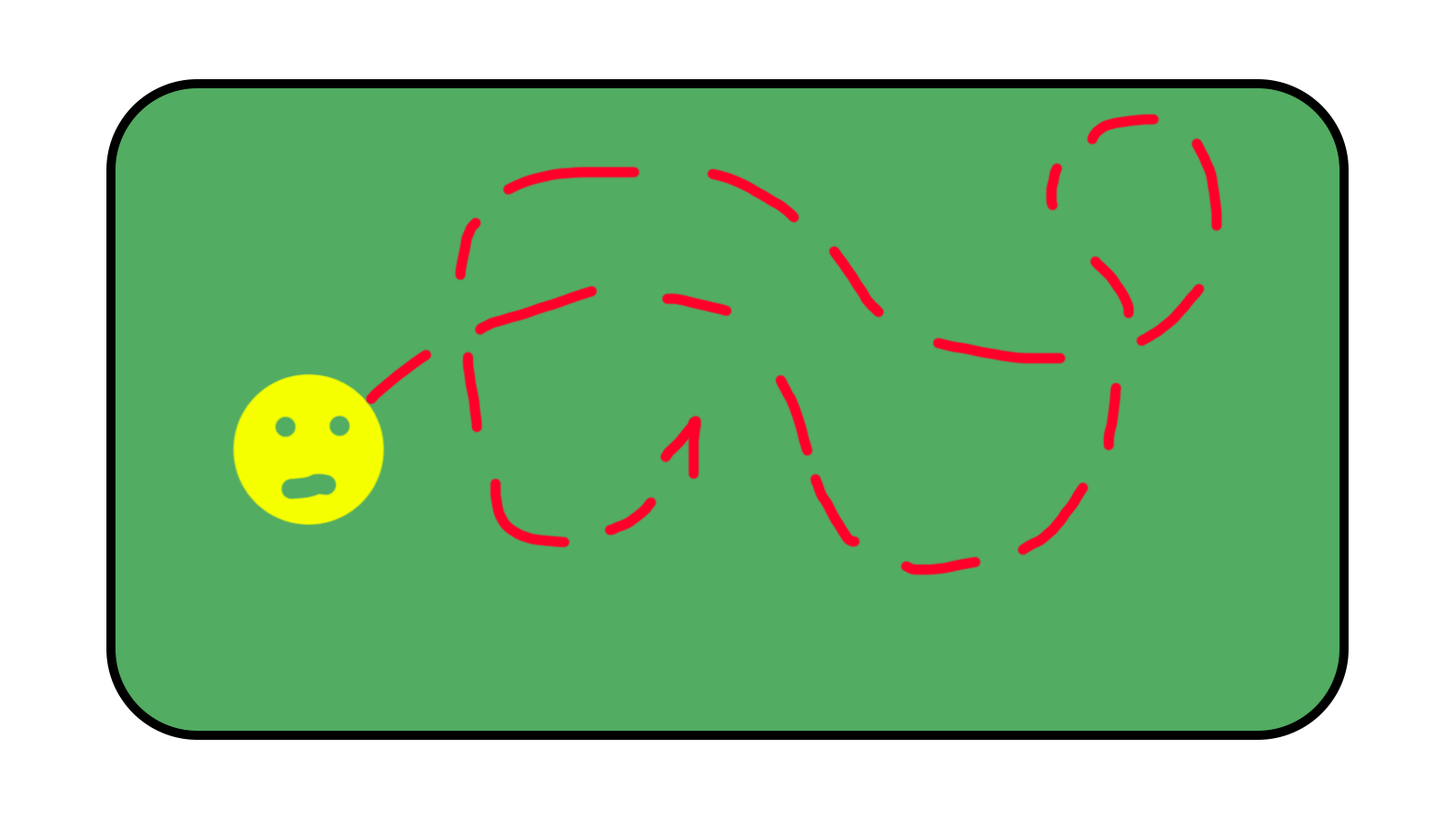
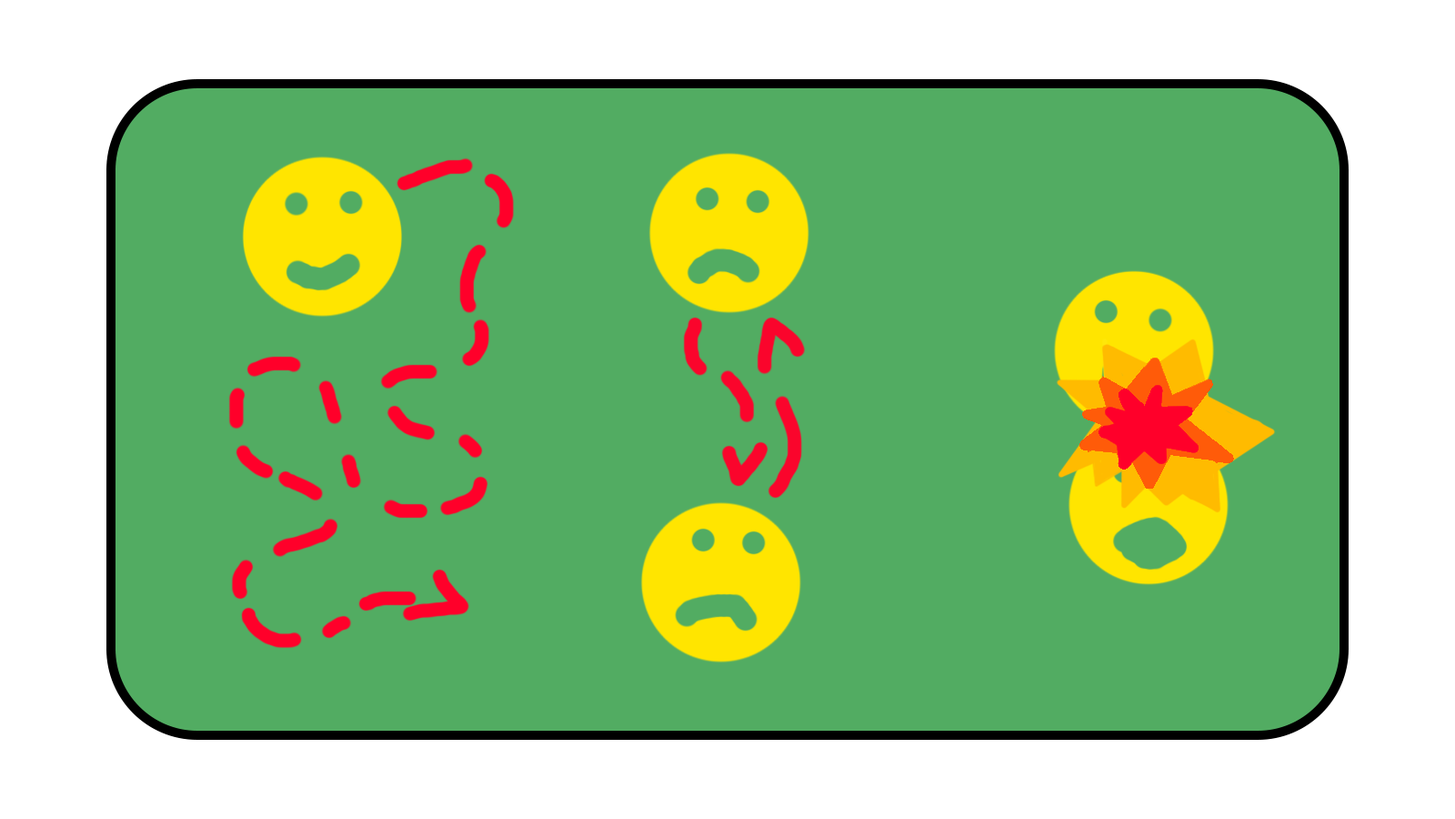
Comparing the layer stacks of the two 1455px x 819px images. Changes:
added layer "Слой 0 копия 4" above "Слой 0 копия 2" over [1097,377,1199,470]
moved "Слой 0 копия 2" above "Слой 0 копия 3", painted on it over [1079,357,1235,489]
painted on "Слой 0 копия 3" over [228,112,1277,664]
